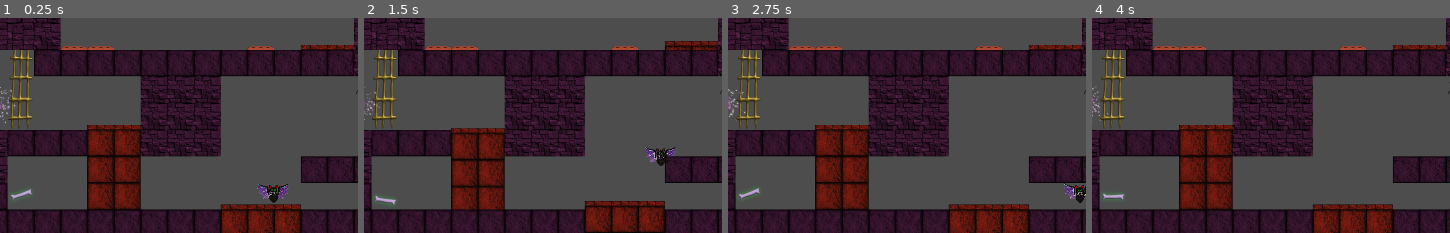
Above: before the commit, frames 1-4 (left to right).
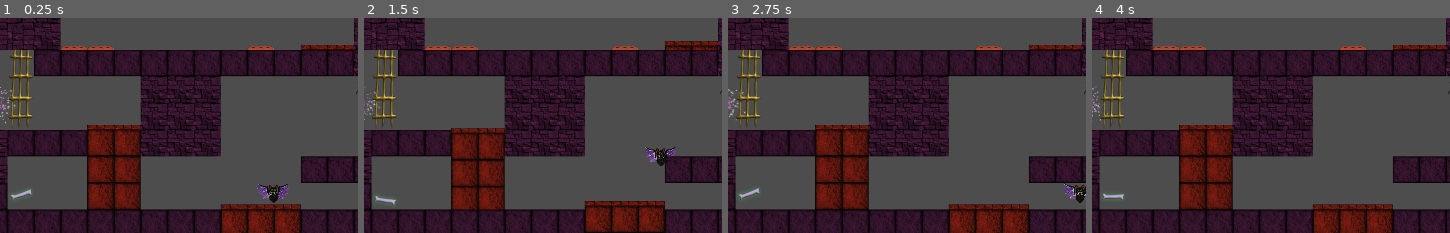
Above: after the commit, the same moments.

Repository: Drew-Wagner/Spectros
Game: Godot game, scene res://scenes/levels/Level2.tscn
The game is run twice, just before and just after one commit, with the same random seed, the same clock (stepped at 60 frames per second) and the same inputs. This scene is started directly instead of the project's main scene.
Inputs:
- Up to frame 1 (0.25 s): no input
- Up to frame 2 (1.5 s): tap Space (toggle) at 0.6, 1.35 s
- Up to frame 3 (2.75 s): tap Space (toggle) at 2.1 s
- Up to frame 4 (4 s): tap Space (toggle) at 2.85, 3.6 s
The pictures show only the part of the screen within x 5-55%, y 50-100%; the shares and areas given below are measured in that part.

The runs differ from the first frame. In frame 1, 0.5% of the frame differs, in the area x 2-10%, y 15-52%; in frame 2, 0.5%; in frame 3, 0.5%; in frame 4, 0.5%.

Commit message:
replace doors with new exit door scene

Diff:
--- a/scenes/elements/door.tscn
+++ /dev/null
@@ -1,31 +0,0 @@
-[gd_scene load_steps=6 format=3 uid="uid://1m2siku6krim"]
-
-[ext_resource type="Script" path="res://scripts/toggle_moving_platform.gd" id="1_k7yqg"]
-[ext_resource type="Script" path="res://scripts/moving_platform.gd" id="1_m76oq"]
-[ext_resource type="Texture2D" uid="uid://bc1v0jnp7notl" path="res://materials/porte.png" id="3_5nfxi"]
-[ext_resource type="AudioStream" uid="uid://dmgbrbkd4wid2" path="res://sounds/LEVIER_GJ_FOL_Harrow_Open.wav" id="4_igim2"]
-
-[sub_resource type="RectangleShape2D" id="RectangleShape2D_xjfp4"]
-size = Vector2(64, 192)
-
-[node name="Door" type="Node2D" groups=["all_bones_collected_listeners"]]
-script = ExtResource("1_k7yqg")
-on_position = Vector2(0, -128)
-
-[node name="MovingPlatform" type="AnimatableBody2D" parent="."]
-script = ExtResource("1_m76oq")
-speed = 256.0
-move_in_editor = true
-
-[node name="CollisionShape2D" type="CollisionShape2D" parent="MovingPlatform"]
-position = Vector2(0, -32)
-shape = SubResource("RectangleShape2D_xjfp4")
-
-[node name="Sprite2D" type="Sprite2D" parent="MovingPlatform"]
-position = Vector2(0, -32)
-texture = ExtResource("3_5nfxi")
-
-[node name="AudioStreamPlayer2D" type="AudioStreamPlayer2D" parent="."]
-stream = ExtResource("4_igim2")
-
-[connection signal="switched_on" from="." to="AudioStreamPlayer2D" method="play" binds= [0.0]]
--- a/scenes/elements/exit-door.tscn
+++ b/scenes/elements/exit-door.tscn
@@ -1,17 +1,18 @@
-[gd_scene load_steps=5 format=3 uid="uid://5c5yr0a1a575"]
+[gd_scene load_steps=6 format=3 uid="uid://5c5yr0a1a575"]
 
 [ext_resource type="PackedScene" uid="uid://cjcnnvu3yseel" path="res://scenes/elements/platform.tscn" id="1_ydgs7"]
 [ext_resource type="Script" path="res://scripts/exit-door.gd" id="2_b7jng"]
 [ext_resource type="Texture2D" uid="uid://bc1v0jnp7notl" path="res://materials/porte.png" id="3_imo73"]
+[ext_resource type="AudioStream" uid="uid://dmgbrbkd4wid2" path="res://sounds/LEVIER_GJ_FOL_Harrow_Open.wav" id="4_1t085"]
 
-[sub_resource type="RectangleShape2D" id="RectangleShape2D_yuea6"]
+[sub_resource type="RectangleShape2D" id="RectangleShape2D_1uohd"]
 size = Vector2(65, 193)
 
 [node name="Platform" groups=["all_bones_collected_listeners"] instance=ExtResource("1_ydgs7")]
 script = ExtResource("2_b7jng")
 is_autonomous = false
 width = 1
-waypoints = Array[Vector2]([Vector2(0, 0), Vector2(0, -128)])
+waypoints = Array[Vector2]([Vector2(0, 0), Vector2(0, -2)])
 texture = ExtResource("3_imo73")
 
 [node name="Sprite2D" parent="." index="0"]
@@ -19,4 +20,9 @@
 region_rect = Rect2(0, 0, 65, 193)
 
 [node name="CollisionShape2D" parent="." index="1"]
-shape = SubResource("RectangleShape2D_yuea6")
+shape = SubResource("RectangleShape2D_1uohd")
+
+[node name="AudioStreamPlayer2D" type="AudioStreamPlayer2D" parent="." index="2"]
+stream = ExtResource("4_1t085")
+
+[connection signal="opened" from="." to="AudioStreamPlayer2D" method="play"]
--- a/scenes/levels/Level2.tscn
+++ b/scenes/levels/Level2.tscn
@@ -4,7 +4,6 @@
 [ext_resource type="Texture2D" uid="uid://bm2gfylya18x6" path="res://materials/enn_citrouille03.png" id="2_0w4ic"]
 [ext_resource type="TileSet" uid="uid://8jd3eqwvtp76" path="res://tilesets/tileset.tres" id="2_uqvsa"]
 [ext_resource type="PackedScene" uid="uid://dokw05n2dslui" path="res://scenes/elements/toggleable_spikes.tscn" id="3_utycn"]
-[ext_resource type="PackedScene" uid="uid://1m2siku6krim" path="res://scenes/elements/door.tscn" id="4_2fmj7"]
 [ext_resource type="PackedScene" uid="uid://bth5xo6bxskba" path="res://scenes/enemies/enemy_spider.tscn" id="4_ffgve"]
 [ext_resource type="PackedScene" uid="uid://drgbe6551a4os" path="res://scenes/elements/spikes.tscn" id="4_uyd1a"]
 [ext_resource type="PackedScene" uid="uid://hnygefrtotfx" path="res://scenes/elements/bone.tscn" id="5_36hil"]
@@ -14,6 +13,7 @@
 [ext_resource type="PackedScene" uid="uid://c1tvdb40a26y0" path="res://scenes/elements/finish_area.tscn" id="12_yejf2"]
 [ext_resource type="Texture2D" uid="uid://70ptu8emrfhe" path="res://materials/tiles_orange_simple.png" id="13_k8utg"]
 [ext_resource type="Texture2D" uid="uid://dp7gquw16g4xd" path="res://materials/border_orange.png" id="14_htp2h"]
+[ext_resource type="PackedScene" uid="uid://5c5yr0a1a575" path="res://scenes/elements/exit-door.tscn" id="14_kw0kn"]
 
 [sub_resource type="RectangleShape2D" id="RectangleShape2D_emyvp"]
 size = Vector2(1792, 1024)
@@ -54,10 +54,6 @@
 position = Vector2(608, 280)
 texture = ExtResource("2_0w4ic")
 
-[node name="Door" parent="Misc" instance=ExtResource("4_2fmj7")]
-position = Vector2(160, 768)
-is_player_toggleable = false
-
 [node name="Bones" type="Node" parent="."]
 
 [node name="Bone" parent="Bones" instance=ExtResource("5_36hil")]
@@ -201,6 +197,9 @@
 
 [node name="FinishArea2" parent="." instance=ExtResource("12_yejf2")]
 position = Vector2(-800, 256)
+
+[node name="Platform" parent="." instance=ExtResource("14_kw0kn")]
+position = Vector2(-736, 221)
 
 [connection signal="body_exited" from="LevelArea" to="." method="_on_level_area_body_exited"]
 [connection signal="timeout" from="Enemies/TimedSpiders/MainSpidersTimer" to="Enemies/TimedSpiders/EnemySpider2" method="descend"]
--- a/scenes/levels/Level4.tscn
+++ b/scenes/levels/Level4.tscn
@@ -8,8 +8,8 @@
 [ext_resource type="PackedScene" uid="uid://cjcnnvu3yseel" path="res://scenes/elements/platform.tscn" id="6_lo2fk"]
 [ext_resource type="PackedScene" uid="uid://drgbe6551a4os" path="res://scenes/elements/spikes.tscn" id="6_ooy8t"]
 [ext_resource type="Texture2D" uid="uid://dp7gquw16g4xd" path="res://materials/border_orange.png" id="7_1adhs"]
-[ext_resource type="PackedScene" uid="uid://1m2siku6krim" path="res://scenes/elements/door.tscn" id="7_jo7cc"]
 [ext_resource type="PackedScene" uid="uid://c1tvdb40a26y0" path="res://scenes/elements/finish_area.tscn" id="8_oiy8w"]
+[ext_resource type="PackedScene" uid="uid://5c5yr0a1a575" path="res://scenes/elements/exit-door.tscn" id="10_yotup"]
 
 [sub_resource type="RectangleShape2D" id="RectangleShape2D_emyvp"]
 size = Vector2(1792, 1024)
@@ -115,11 +115,10 @@
 [node name="Spikes2" parent="Hazard" instance=ExtResource("6_ooy8t")]
 position = Vector2(800, 928)
 
-[node name="Door" parent="." instance=ExtResource("7_jo7cc")]
-position = Vector2(-736, 192)
-is_player_toggleable = false
-
 [node name="FinishArea" parent="." instance=ExtResource("8_oiy8w")]
 position = Vector2(-800, 192)
 
+[node name="Platform" parent="." instance=ExtResource("10_yotup")]
+position = Vector2(-736, 160)
+
 [connection signal="body_exited" from="LevelArea" to="." method="_on_level_area_body_exited"]
--- a/scenes/levels/level_1.tscn
+++ b/scenes/levels/level_1.tscn
@@ -12,9 +12,9 @@
 [ext_resource type="Texture2D" uid="uid://70ptu8emrfhe" path="res://materials/tiles_orange_simple.png" id="8_exlec"]
 [ext_resource type="Texture2D" uid="uid://dp7gquw16g4xd" path="res://materials/border_orange.png" id="9_5gxpe"]
 [ext_resource type="Texture2D" uid="uid://bqfvlivebk645" path="res://materials/platform_gray_thin.png" id="10_m6pvq"]
-[ext_resource type="PackedScene" uid="uid://1m2siku6krim" path="res://scenes/elements/door.tscn" id="10_v55gd"]
 [ext_resource type="Texture2D" uid="uid://c3a16eky6ynqf" path="res://materials/platform_gray_thin_border.png" id="11_dr7lh"]
 [ext_resource type="PackedScene" uid="uid://c1tvdb40a26y0" path="res://scenes/elements/finish_area.tscn" id="12_ju5uy"]
+[ext_resource type="PackedScene" uid="uid://5c5yr0a1a575" path="res://scenes/elements/exit-door.tscn" id="15_mpol2"]
 
 [sub_resource type="RectangleShape2D" id="RectangleShape2D_emyvp"]
 size = Vector2(1792, 1024)
@@ -138,11 +138,10 @@
 unique_name_in_owner = true
 position = Vector2(-416, -64)
 
-[node name="ExitDoor" parent="." instance=ExtResource("10_v55gd")]
-position = Vector2(800, -128)
-is_player_toggleable = false
-
 [node name="FinishArea" parent="." instance=ExtResource("12_ju5uy")]
 position = Vector2(864, -128)
 
+[node name="Platform" parent="." instance=ExtResource("15_mpol2")]
+position = Vector2(800, -160)
+
 [connection signal="body_exited" from="LevelArea" to="." method="_on_level_area_body_exited"]
--- a/scripts/exit-door.gd
+++ b/scripts/exit-door.gd
@@ -1,5 +1,8 @@
 @tool
 extends Platform
 
+signal opened()
+
 func on_all_bones_collected():
 	next_waypoint()
+	opened.emit()
